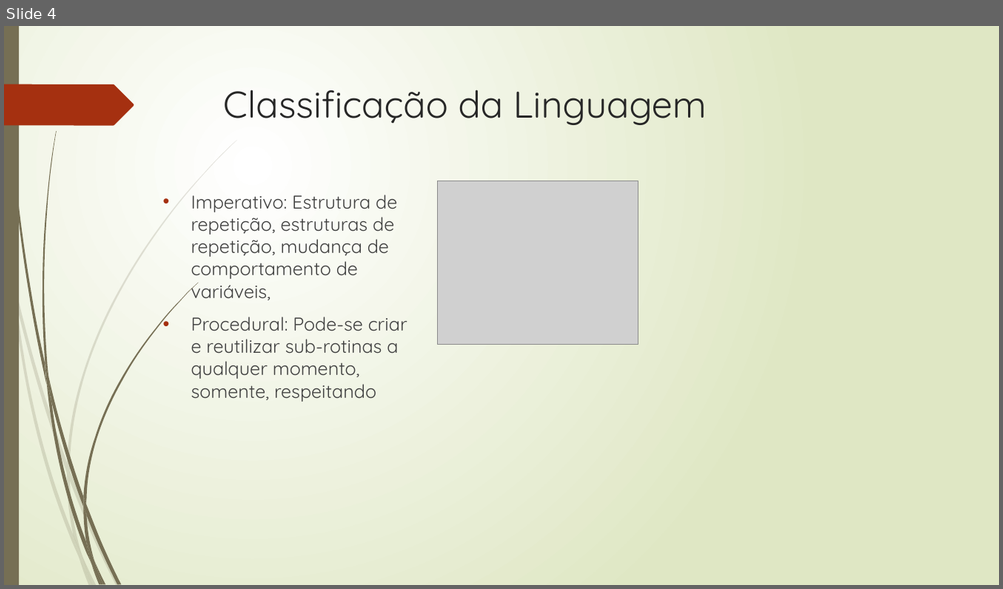
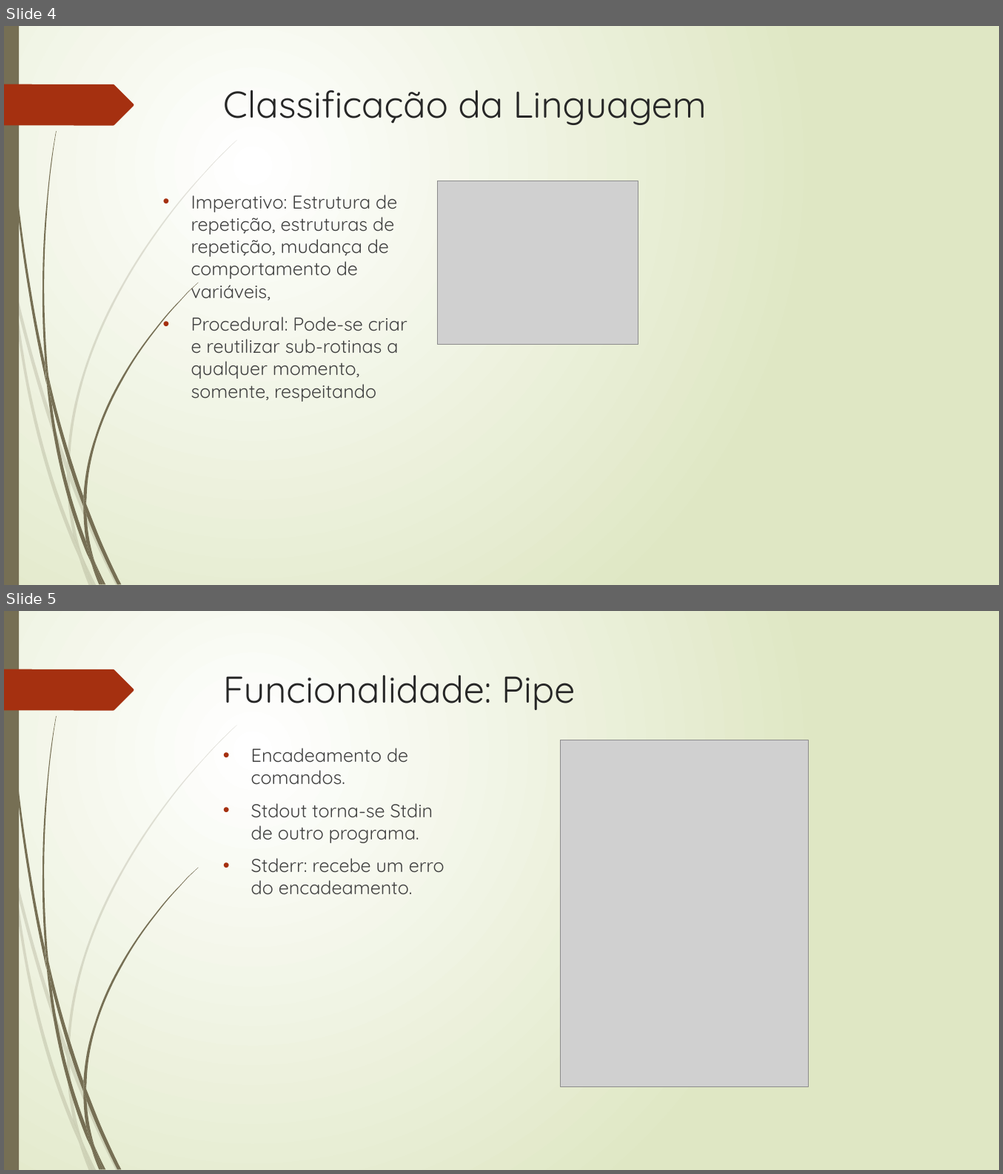
Before and after one commit to martins9/EDL, a slide deck: Tarefa-02/Apresentacao_EDL.pptx. Shown one above the other, each under a label of ours: slide 4 before the commit, slides 4 and 5 after it. The pictures are 1003x589 and 1003x1174 pixels, drawn with LibreOffice and Linux fonts; fonts in the diff are those of the drawing; grey boxes stand for pictures. Boxes give left, top, right and bottom in pixels: in the first picture for what was removed or moved away, otherwise in the second. Text is boxed around its words. In the diff, an @@ line names an element or a change of style, - is before the commit and + after.

```diff
--- a/Tarefa-02/Apresentacao_EDL.pptx
+++ b/Tarefa-02/Apresentacao_EDL.pptx
@@ slide 5 added at [4, 611, 999, 1170], background gradient #FFFFFF to #DFE8C4; not listed: 24 template elements that a slide beside it also shows @@
@@ title added at [223, 675, 575, 710], 36 pt, text #262626 @@
+Funcionalidade: Pipe
@@ picture added at [560, 740, 808, 1088] @@
@@ text added at [251, 748, 444, 895], 18 pt, text #404040 @@
+• Encadeamento de comandos.
+• Stdout torna-se Stdin de outro programa.
+• Stderr: recebe um erro do encadeamento.
```
Also in this commit, not shown: 4 other slides added, 1 other file.
